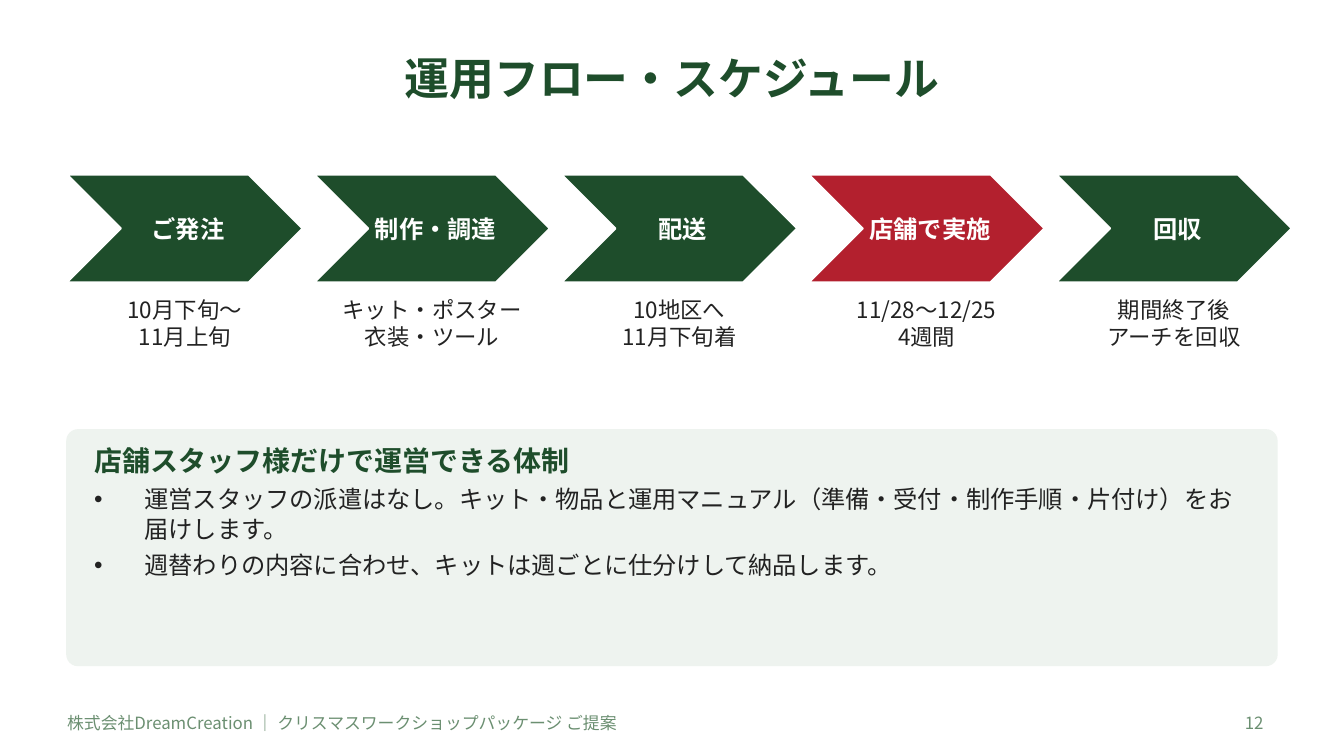
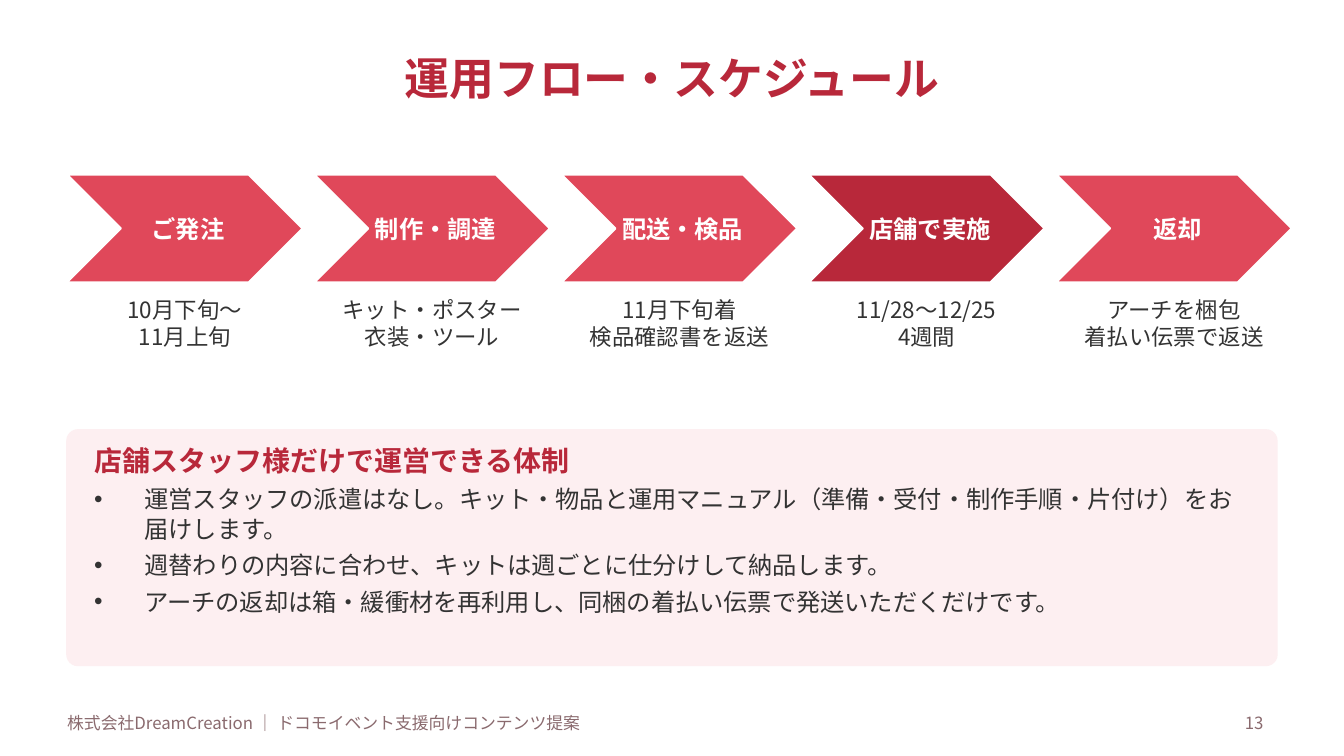
Before and after one commit to lunamax77/-next-vision, a slide deck: slide 13 of docs/proposals/2026-12_docomo_christmas-ws/企画書_NTTドコモ_クリスマスWS.pptx (slide 12 before the commit). Drawn at 1344x756 pixels with LibreOffice and Linux fonts; fonts in the diff are those of the drawing. Boxes give left, top, right and bottom in pixels: in the first picture for what was removed or moved away, otherwise in the second. Text is boxed around its words. In the diff, an @@ line names an element or a change of style, - is before the commit and + after.

```diff
--- a/docs/proposals/2026-12_docomo_christmas-ws/企画書_NTTドコモ_クリスマスWS.pptx
+++ b/docs/proposals/2026-12_docomo_christmas-ws/企画書_NTTドコモ_クリスマスWS.pptx
@@ title "運用フロー・スケジュール" at bbox=[405, 58, 940, 99]: text colour #1E4D2B to #B8283A @@
@@ fill #1E4D2B to #E0485A in 4 elements at bbox=[67, 175, 302, 282], bbox=[314, 175, 550, 282], bbox=[562, 175, 797, 282], bbox=[1056, 175, 1292, 282] @@
@@ text at bbox=[622, 217, 743, 240]: text changed @@
-配送
+配送・検品
@@ text at bbox=[1153, 217, 1201, 240]: text changed @@
-回収
+返却
@@ text at bbox=[622, 299, 736, 320]: text colour #222222 to #333333 in "11月下旬着" @@
@@ text at bbox=[633, 299, 725, 320]: paragraph removed @@
-10地区へ
@@ text colour #222222 to #333333 in 3 elements at bbox=[128, 299, 242, 347], bbox=[343, 299, 522, 347], bbox=[857, 300, 996, 347] @@
@@ text at bbox=[1084, 299, 1263, 347]: text changed; text colour #222222 to #333333 @@
-期間終了後
-アーチを回収
+アーチを梱包
+着払い伝票で返送
@@ text at bbox=[590, 326, 769, 347]: paragraph added @@
+検品確認書を返送
@@ rounded rectangle at bbox=[67, 430, 1277, 665]: fill #EEF3EF to #FDEFF1; outline #EEF3EF 1 pt to #FDEFF1 1 pt @@
@@ text at bbox=[94, 447, 1233, 576]: text colour #1E4D2B to #B8283A in "店舗スタッフ様だけで運営できる体制"; text colour #222222 to #333333 in "運営スタッフの派遣はなし。キット・物品と運用マニュアル（準備・受付・制作手順・片付け）をお届けします。", "週替わりの内容に合わせ、キットは週ごとに仕分けして納品します。" @@
@@ text at bbox=[145, 590, 1061, 613]: paragraph added @@
+• アーチの返却は箱・緩衝材を再利用し、同梱の着払い伝票で発送いただくだけです。
@@ text at bbox=[67, 715, 580, 731]: text changed; text colour #6B8F71 to #8A6A6E @@
-株式会社DreamCreation ｜ クリスマスワークショップパッケージ ご提案
+株式会社DreamCreation ｜ ドコモイベント支援向けコンテンツ提案
@@ page number at bbox=[1245, 716, 1264, 729]: text changed; text colour #6B8F71 to #8A6A6E @@
-12
+13
```
Also in this commit, not shown: 12 other slides changed, 2 slides added, 1 slide removed, 2 other files.
